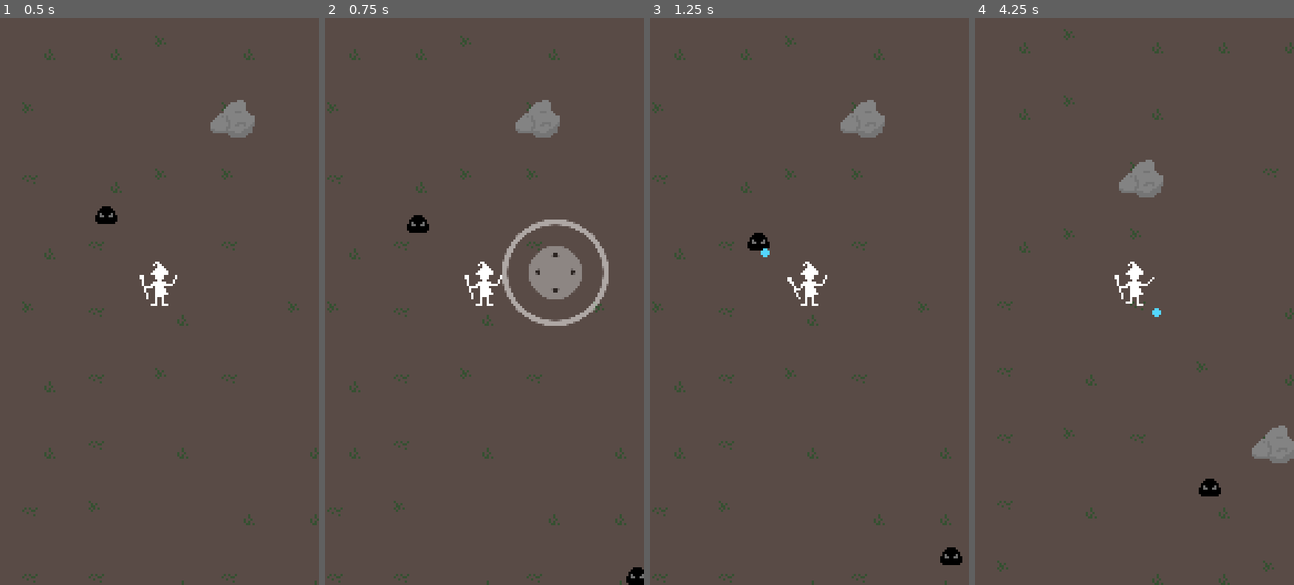
Above: before the commit, frames 1-4 (left to right).
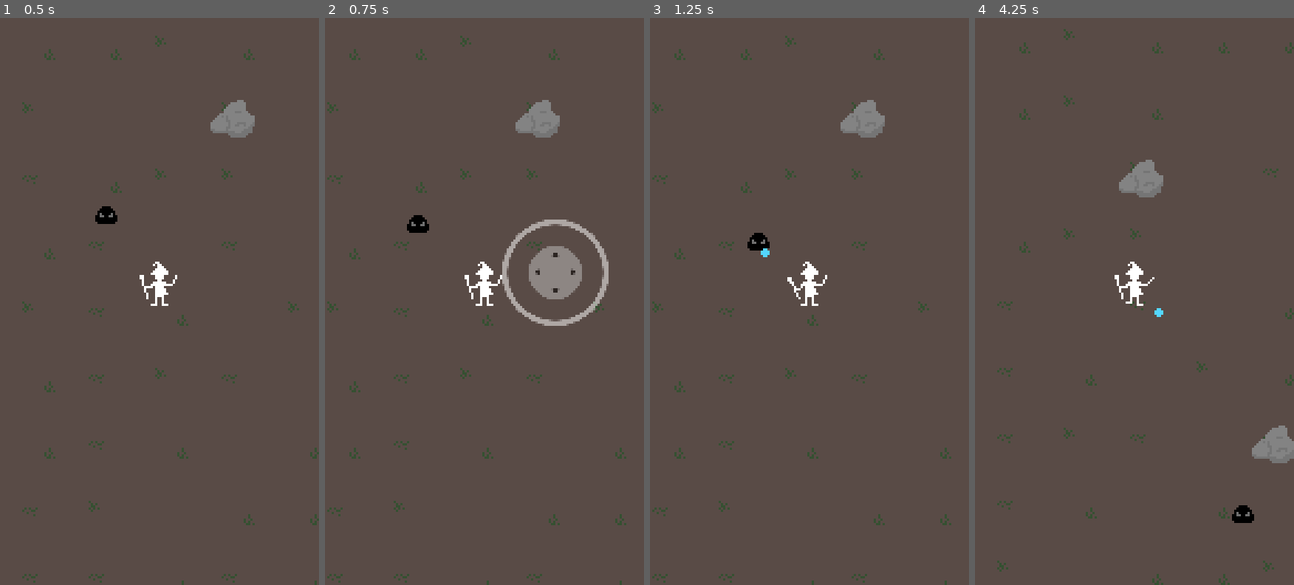
Above: after the commit, the same moments.

Repository: polyarik/wizard-legacy
Game: Godot game, scene res://scenes/game/locations/demo_location.tscn
Same seed, same stepped clock (60 frames per second), same inputs: the game is played once before the commit and once after it.
Inputs (mouse positions are in pixels of both pictures, inside the frame that each line leads up to):
- Up to frame 1 (0.5 s): no input
- Up to frame 2 (0.75 s): move the mouse to (554, 273) at 0.52 s; hold Right (ui_right) from 0.53 s (still down); click (554, 273) at 0.67 s
- Up to frame 3 (1.25 s): keep holding Right (ui_right)
- Up to frame 4 (4.25 s): release Right (ui_right) at 1.25 s; drag from (1070, 329) to (1134, 301) at 1.27 s; move the mouse to (1166, 176) at 2.02 s; hold Right (ui_right) 2.03-2.75 s; drag from (1118, 414) to (1137, 301) at 2.77 s; move the mouse to (1230, 386) at 3.52 s; hold Left (ui_left) from 3.53 s (still down)

Frame 1 is identical in both runs. In frame 2, 0.1% of the frame differs, in the area x 94-100%, y 96-100%; in frame 3, 0.2%; in frame 4, 0.4%, in the area x 55-88%, y 51-90%.

Commit message:
✨ implement random enemy spawning

Diff:
--- a/scenes/game/characters/player/player.gd
+++ b/scenes/game/characters/player/player.gd
@@ -25,12 +25,12 @@
 			spells.append(spell)
 
 			var spell_timer := Timer.new()
+			add_child(spell_timer)
 
 			spell_timer.wait_time = spell.cooldown
 			spell_timer.one_shot = true
 			spell_timer.timeout.connect(func(): spells[-1].on_cooldown = false) # TEST - needs testing
 
-			add_child(spell_timer)
 			spells_timer.append(spell_timer)
 
 			if spell.cast_conditions.has("max_distance"):
@@ -61,8 +61,6 @@
 							spells_target[-1] = body
 
 						spells[-1].conditions_met["max_distance"] = true
-
-						print(spells[-1].conditions_met)
 				)
 
 				# TODO - rewrite!
@@ -77,8 +75,6 @@
 							if remaining_body != body and remaining_body.is_in_group("Enemy"):
 								spells_target[-1] = remaining_body
 								spells[-1].conditions_met["max_distance"] = true
-
-								print(spells[-1].conditions_met)
 				)
 
 				if spell.cast_conditions.has("visible_target"):
--- a/scenes/game/locations/demo_location.tscn
+++ b/scenes/game/locations/demo_location.tscn
@@ -48,22 +48,11 @@
 [node name="PlayerRemoteTransform" type="RemoteTransform2D" parent="Characters/Player"]
 remote_path = NodePath("../../../Camera")
 
-[node name="Area2D" type="Area2D" parent="Characters/Player"]
-
 [node name="Slime" parent="Characters" instance=ExtResource("2_0iq0t")]
 position = Vector2(43, 83)
 
 [node name="Slime2" parent="Characters" instance=ExtResource("2_0iq0t")]
-position = Vector2(158, 267)
-
-[node name="Slime3" parent="Characters" instance=ExtResource("2_0iq0t")]
-position = Vector2(316, -16)
-
-[node name="Slime4" parent="Characters" instance=ExtResource("2_0iq0t")]
-position = Vector2(-250, -24)
-
-[node name="Slime5" parent="Characters" instance=ExtResource("2_0iq0t")]
-position = Vector2(-299, 443)
+position = Vector2(183, 276)
 
 [node name="Projectiles" type="Node2D" parent="."]
 
--- a/src/game_manager.gd
+++ b/src/game_manager.gd
@@ -4,14 +4,27 @@
 
 var spell_book: SpellBook
 var location: Node2D
+var characters_node: Node2D
 var player: PlayerCharacter
-# TODO - enemy spawn settings
+
+#var enemies: Array[Enemy] # TODO
+var enemies := [
+	preload("res://scenes/game/characters/slime/slime.tscn"),
+]
+# TODO - implement different spawn modes
+# TODO - implement world boundaries
+var enemy_min_spawn_distance := 256
+var enemy_max_spawn_distance := 512
+var enemy_despawn_distance := 1024
+var enemy_spawn_timer: Timer
+var enemy_spawn_cooldown := 4.0
 
 
-func _ready():
+func _ready() -> void:
 	spell_book = get_node("/root/SpellBook")
 
 	location = get_tree().get_first_node_in_group("Location")
+	characters_node = location.get_node("Characters")
 	player = location.get_tree().get_first_node_in_group("Player")
 
 	# TODO - only pass the picked spells to the player
@@ -20,3 +33,24 @@
 	]
 
 	player.learn_spells(spells)
+
+	start_spawning_enemies()
+
+func start_spawning_enemies() -> void:
+	# TODO - pass different spawn conditions
+	enemy_spawn_timer = Timer.new()
+	add_child(enemy_spawn_timer)
+
+	enemy_spawn_timer.wait_time = enemy_spawn_cooldown
+	enemy_spawn_timer.timeout.connect(func(): spawn_enemy(enemies[0])) # TEMP
+	enemy_spawn_timer.start()
+
+func spawn_enemy(enemy: PackedScene) -> void:
+	var rand_radius = randf_range(enemy_min_spawn_distance, enemy_max_spawn_distance)
+	var rand_angle = randf_range(0, TAU)
+	var spawn_position := Vector2(cos(rand_angle)*rand_radius, sin(rand_angle)*rand_radius)
+
+	var enemy_inst = enemy.instantiate()
+	enemy_inst.global_position = player.global_position + spawn_position
+
+	characters_node.add_child(enemy_inst)
